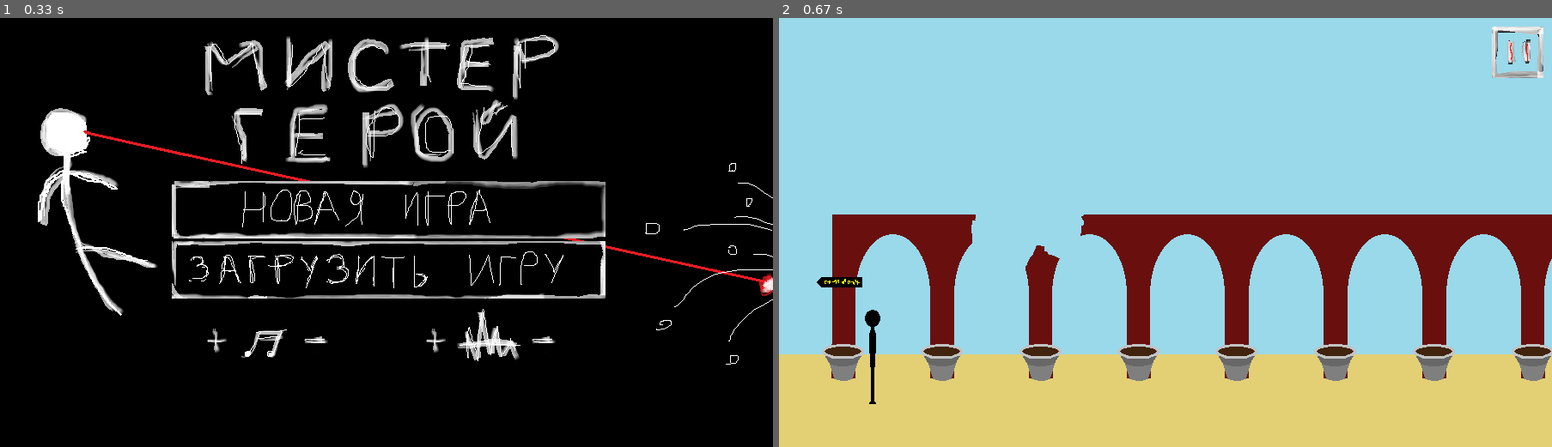
Above: before the commit, frames 1-2 (left to right).
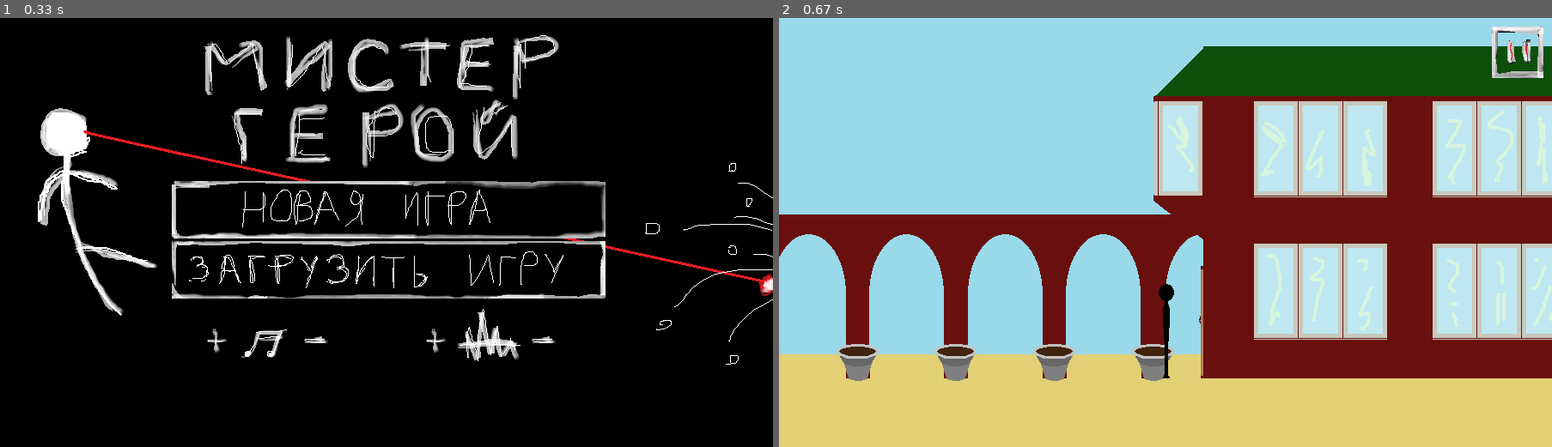
Above: after the commit, the same moments.

Repository: karinakorabelshchikova/pygame_lyceum_project
Game: pygame game, started from основная часть.py
Same seed, same stepped clock (60 frames per second), same inputs: the game is played once before the commit and once after it.
Inputs (mouse positions are in pixels of both pictures, inside the frame that each line leads up to):
- Up to frame 1 (0.33 s): no input
- Up to frame 2 (0.67 s): click (1165, 232) at 0.38 s

Frame 1 is identical in both runs. In frame 2, 39% of the frame differs, in the area x 0-100%, y 6-90%.

Commit message:
Добавлены платформы, возможность на них прыгать и спрыгивать; дом обрёл внутреннее содержание, в том числе двери, на которых работает кнопка 'q', уровень стал ограничен по бокам. Появились следущие баги: 1. При переходе середины экрана сдвигается и игрок, и окружение. 2. Перед преземлением игрок тормозит. Причина - косая реализация отслеживания столкновений, которая обнуляет скорость. Для чистого исправления потребуется полностью переписывать всю систему перемещения.

Diff:
--- a/data/newgame.txt
+++ b/data/newgame.txt
@@ -1,4 +1,14 @@
 0.5;0.5
 1
-parent.Background('уровень1фон(арки интерьерверх).png', (0, 0))
-parent.Hero(self, (100, 340), 100)
+0
+
+parent.Hero(self, (442, 310), 100)
+parent.Border(-1, 420, 1834, (), passable=False)
+parent.Border(260, 380, 60)
+parent.Border(260, 280, 60)
+parent.Border(350, 230, 1000)
+parent.Border(1320, 200, 50, passable=False)
+parent.Border(1310, 230, 500, passable=False)
+pygame.rect.Rect(1715, 110, 270, 115)
+pygame.rect.Rect(1715, 315, 270, 115)
+900;0
--- a/основная часть.py
+++ b/основная часть.py
@@ -186,16 +186,59 @@
             self.game = parent
             self.all_sprites = pygame.sprite.Group()
             self.platform_group = pygame.sprite.Group()
+            self.door_group = pygame.sprite.Group()
             self.camera = parent.Camera(self)
             self.level_number = level_number
             if self.level_number == 1:
-                self.background = eval(next(reader)[0])
+                self.backgrounds = [load_image('уровень1фон(арки фасад).png'),
+                                    load_image('уровень1фон(арки интерьерверх).png'),
+                                    load_image('уровень1фон(арки интерьерниз).png')]
+                background_image = self.backgrounds[int(next(reader)[0])]
+                self.background = self.game.Background(background_image, (0, 0))
+                self.house_unlocked = bool(next(reader))
                 self.hero = eval(next(reader)[0])
-                self.all_sprites.add(self.background, self.hero)
+                self.ground = eval(next(reader)[0])
+                self.platform1 = eval(next(reader)[0])
+                self.platform2 = eval(next(reader)[0])
+                self.platform3 = eval(next(reader)[0])
+                self.platform4 = eval(next(reader)[0])
+                self.platform5 = eval(next(reader)[0])
+                self.door1 = pygame.sprite.Sprite()
+                self.door1.rect = eval(next(reader)[0])
+                self.door2 = pygame.sprite.Sprite()
+                self.door2.rect = eval(next(reader)[0])
+                self.door1.image = self.door2.image = load_image('специальнаякартинка.png', -1)
+                self.door_group.add(self.door1, self.door2)
+                self.platform_group.add(self.ground, self.platform1, self.platform2,
+                                        self.platform3, self.platform4, self.platform5)
+                self.all_sprites.add(self.background, self.hero, self.ground,
+                                     self.platform1, self.platform2, self.platform3,
+                                     self.platform4, self.platform5, self.door1,
+                                     self.door2)
+                shift = next(reader)
+                self.hero.moved_x, self.hero.moved_y = int(shift[0]), int(shift[1])
+                print(self.hero.moved_x, self.hero.moved_y)
+                self.camera.update()
+
+        def action_command(self):
+            position = self.hero.rect.center
+            if self.level_number == 1:
+                if self.door1.rect.collidepoint(position):
+                    self.house_unlocked = True
+                    self.hero.rect.x = 810
+                    self.hero.rect.y = 310
+                elif self.door2.rect.collidepoint(position) and self.house_unlocked:
+                    self.hero.rect.x = 810
+                    self.hero.rect.y = 110
 
         def update(self, *args, **kwargs):
             if self.level_number == 1:
-                pass
+                if self.background.rect.x <= -930 and self.hero.rect.y <= 120:
+                    self.background.image = self.backgrounds[1]
+                elif self.background.rect.x <= -930 and self.hero.rect.y > 120 and self.house_unlocked:
+                    self.background.image = self.backgrounds[2]
+                else:
+                    self.background.image = self.backgrounds[0]
 
     class Hero(pygame.sprite.Sprite):
         def __init__(self, level, position, health, groups=(), special_groups=()):
@@ -229,13 +272,45 @@
                     self.direction = doing
                 elif doing == 'up':
                     self.Vy = 40
+                elif doing == 'down':
+                    platform = self.is_on_platform()
+                    if platform:
+                        if platform.passable:
+                            self.Vy = -10
+                            self.rect.y += 10
+
+        def will_touch_platform(self):
+            """Очень корявый способ определить, врежется ли герой в стену"""
+            if self.direction == 'right':
+                a = 10
+            elif self.direction == 'left':
+                a = -10
+            else:
+                a = 0
+            if self.Vy is None:
+                colliding_rect = pygame.sprite.Sprite()
+                colliding_rect.rect = pygame.rect.Rect(self.rect.x, self.rect.bottom, a, 1)
+                if pygame.sprite.spritecollide(colliding_rect, self.level.platform_group, False):
+                    return True
+            else:
+                colliding_rect = pygame.sprite.Sprite()
+                colliding_rect.rect = pygame.rect.Rect(self.rect.x, self.rect.bottom, a, -self.Vy)
+                if pygame.sprite.spritecollide(colliding_rect, self.level.platform_group, False):
+                    return True
+
+        def is_on_platform(self):
+            for platform in self.level.platform_group:
+                if platform.rect.x <= self.rect.centerx <= platform.rect.right \
+                        and platform.rect.top == self.rect.bottom:
+                    return platform
+            return False
 
         def update(self):
             self.waiting += self.clock.tick(self.Vmax)
             if self.waiting >= 0.1:
                 self.waiting = 0
                 if self.Vy is not None:
-                    if self.Vy <= -50:  # заменить на is_touching_platform()
+                    if self.will_touch_platform():
                         self.direction = None
                         self.Vy = None
                         self.walk_frames_left = 0
@@ -246,9 +321,9 @@
                             self.moved_x -= 10
                         self.moved_y -= self.Vy
                         self.Vy -= 10
-                elif False:  # Тут будет проверка, не пора ли падать
-                    pass  #  И соответствующие действия
-                elif self.walk_frames_left:
+                elif not self.is_on_platform():  # проверка, не пора ли падать
+                    self.Vy = 0  # и собственно падение
+                elif self.walk_frames_left:  # Если ещё не доделали шаг - доделываем
                     self.image = self.walk_frames[-self.walk_frames_left]
                     self.walk_frames_left -= 1
                     self.moved_x += 10 if self.direction == 'right' else -10
@@ -259,10 +334,9 @@
     class Background(pygame.sprite.Sprite):
         def __init__(self, image, position, groups=()):
             super().__init__(*groups)
-            self.image = load_image(image)
+            self.image = image
             self.rect = self.image.get_rect()
             self.rect.x, self.rect.y = position
-            self.image = load_image(image)
 
     class Camera(pygame.sprite.Sprite):
         def __init__(self, parent):
@@ -281,7 +355,9 @@
 
         def update(self):
             if self.is_hero_near_left_or_right_board():
-                self.level.hero.rect.x += self.level.hero.moved_x
+                if self.level.background.rect.right - (self.level.hero.rect.right + self.level.hero.moved_x) > 0\
+                        and (self.level.hero.rect.x + self.level.hero.moved_x) - self.level.background.rect.x > 0:
+                    self.level.hero.rect.x += self.level.hero.moved_x
             else:
                 for sprite in self.level.all_sprites:
                     if sprite != self.level.hero:
@@ -296,8 +372,14 @@
             self.level.hero.moved_y = 0
 
     class Border(pygame.sprite.Sprite):
-        def __init__(self, x, y, lenth, groups, passable=True, vertical=False):
+        def __init__(self, x, y, lenth, groups=(), passable=True, vertical=False):
             super().__init__(*groups)
+            self.passable = passable
+            self.image = load_image('специальнаякартинка.png', -1)
+            if vertical:
+                self.rect = pygame.rect.Rect(x, y, 1, lenth)
+            else:
+                self.rect = pygame.rect.Rect(x, y, lenth, 1)
 
     def main_cycle(self):
         pygame.mixer.music.load('data/' + self.MUSIC_MAIN_FILE_NAME)
@@ -330,11 +412,11 @@
                             self.paused = True
                             self.buttons = self.menu_buttons(self.screen, is_start_menu=False)
                         else:
-                            # attack
+                            # атака, коя не реализованна
                             pass
                     elif event.type == pygame.KEYDOWN:
                         if event.scancode == 16:
-                            self.level.hero.move_command('action')
+                            self.level.action_command()
                         elif event.scancode == 17:
                             self.level.hero.move_command('up')
                         elif event.scancode == 30:
Binary file added: data/специальнаякартинка.png
Binary file changed: data/уровень1фон(арки интерьерверх).png
Binary file changed: data/уровень1фон(арки интерьерниз).png
Binary file changed: data/уровень1фон(арки фасад).png
